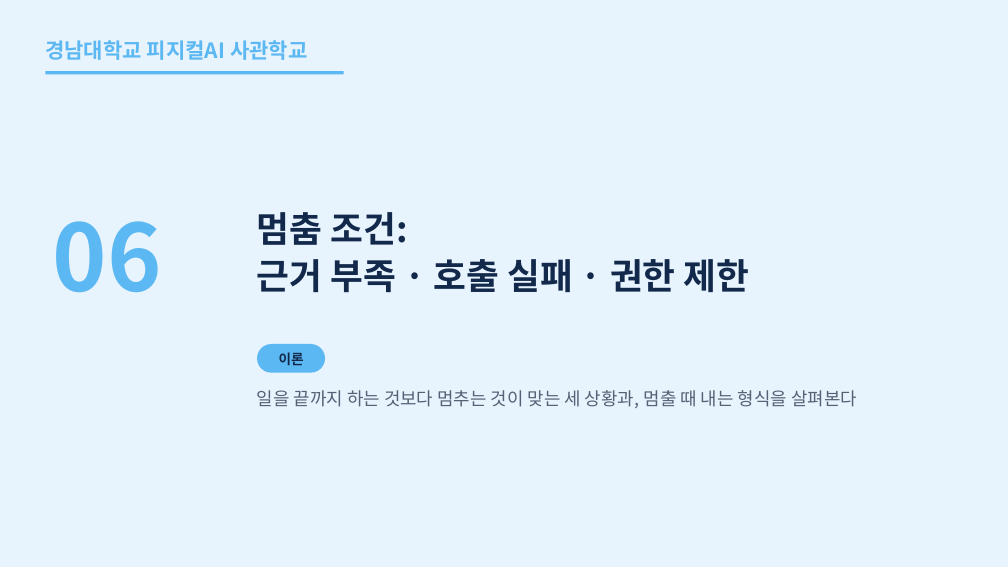
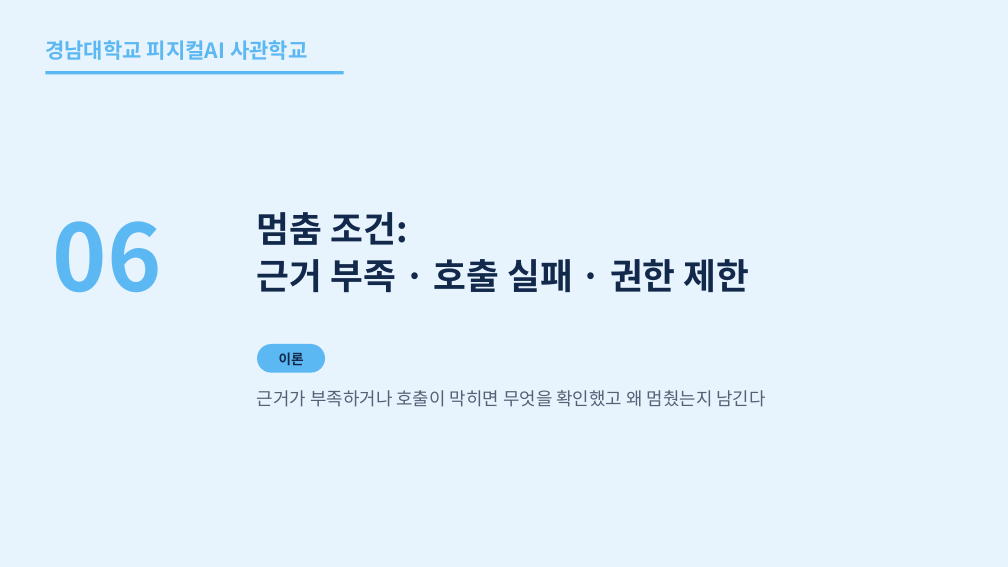
Before and after one commit to uengine-oss/hyd-iot-edu, a slide deck: slide 44 of workspace/강의제작/산출물/통합반/이론/05회차/통합반_05일차.pptx. Drawn at 1008x567 pixels with LibreOffice and Linux fonts; fonts in the diff are those of the drawing. Boxes give left, top, right and bottom in pixels: in the first picture for what was removed or moved away, otherwise in the second. Text is boxed around its words. In the diff, an @@ line names an element or a change of style, - is before the commit and + after.

Commit message:
통합반 5회차 44~52장 보류·호출 오류·재시도·권한 경계의 화면과 낭독을 확정한다

```diff
--- a/workspace/강의제작/산출물/통합반/이론/05회차/통합반_05일차.pptx
+++ b/workspace/강의제작/산출물/통합반/이론/05회차/통합반_05일차.pptx
@@ text at <box>257,390,766,407</box>: text changed @@
-일을 끝까지 하는 것보다 멈추는 것이 맞는 세 상황과, 멈출 때 내는 형식을 살펴본다
+근거가 부족하거나 호출이 막히면 무엇을 확인했고 왜 멈췄는지 남긴다
```
Also in this commit, not shown: 8 other slides changed, 28 other files.
